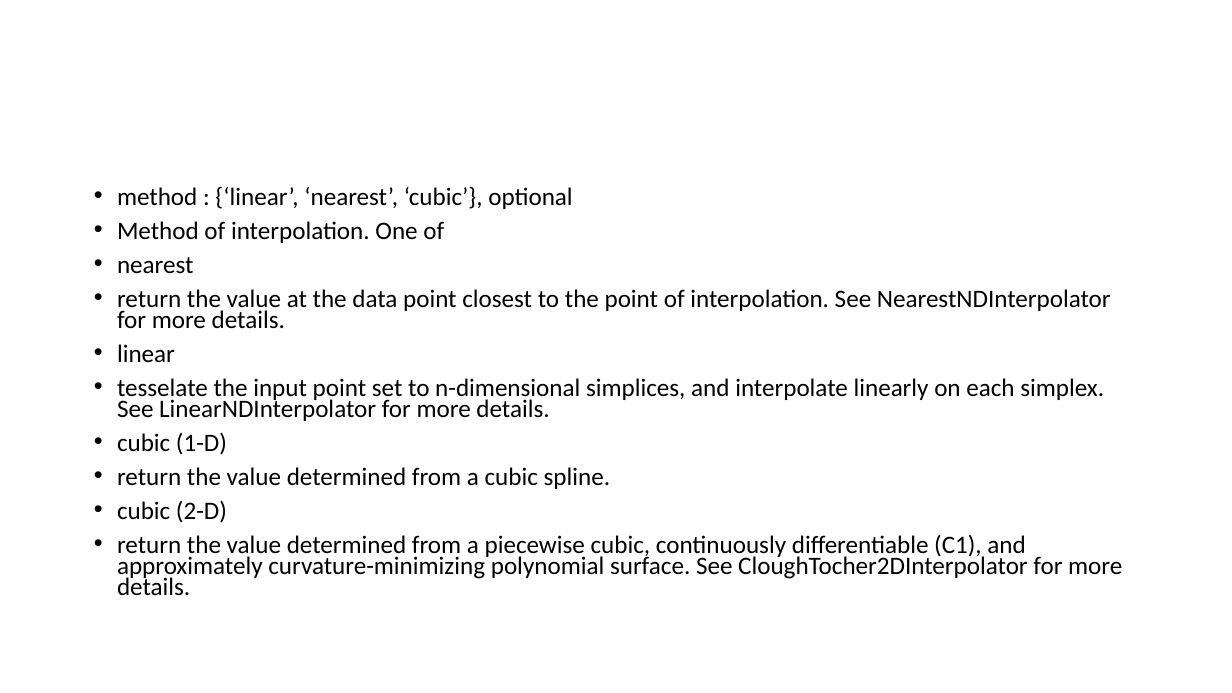
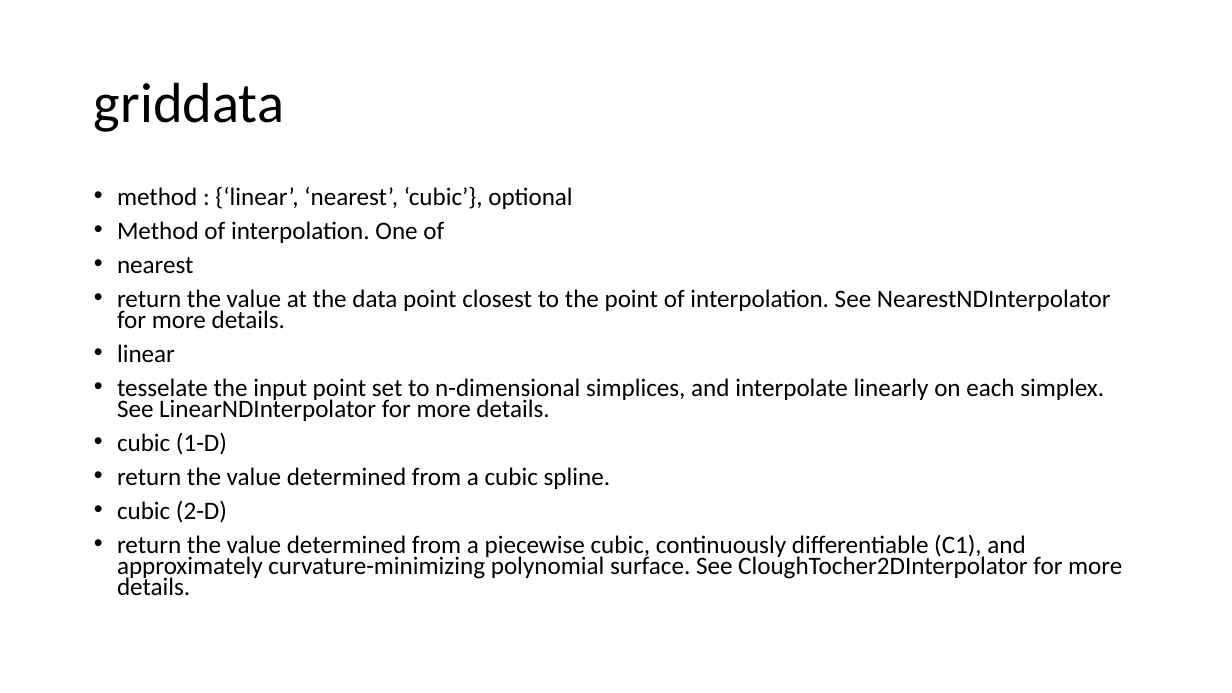
Before and after one commit to harryKPMG/kpmgfrm_python, a slide deck: slide 9 of lesson6/数值计算.pptx. Drawn at 1232x693 pixels with LibreOffice and Linux fonts; fonts in the diff are those of the drawing. Boxes give left, top, right and bottom in pixels: in the first picture for what was removed or moved away, otherwise in the second. Text is boxed around its words. In the diff, an @@ line names an element or a change of style, - is before the commit and + after.

```diff
--- a/lesson6/数值计算.pptx
+++ b/lesson6/数值计算.pptx
@@ title added at [94, 82, 284, 132], 44 pt, text #000000 @@
+griddata
```
Also in this commit, not shown: 1 slide added, 10 other files.
